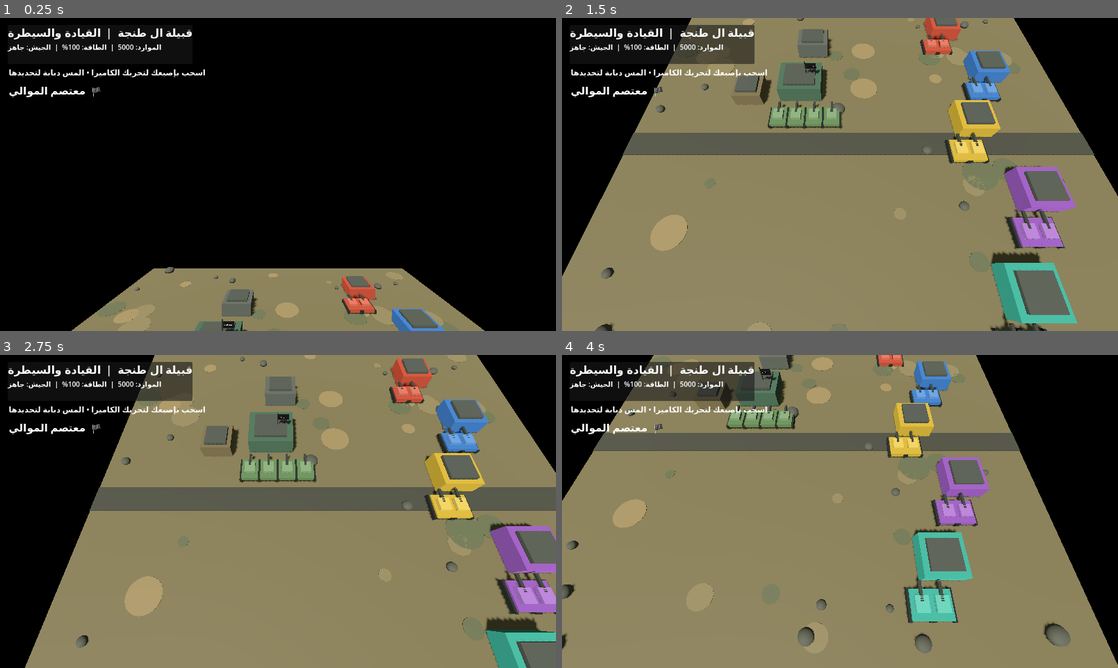
Above: before the commit, frames 1-4 (two rows, left to right).
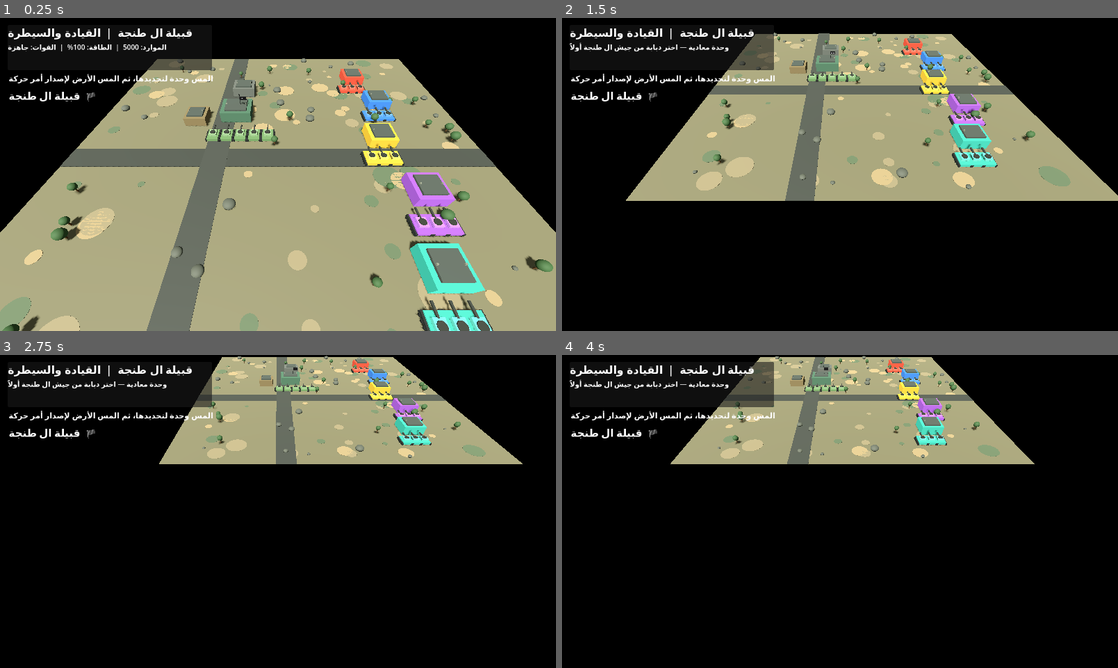
Above: after the commit, the same moments.

Repository: mtsmtnjt-boop/Qabilat-Al-Tanja
Game: Godot game, scene res://scenes/main.tscn
Two runs of this game, one before a commit and one after it. Both use one fixed random seed, a clock stepped at 60 frames per second and the inputs below.
Inputs (mouse positions are in pixels of both pictures, inside the frame that each line leads up to):
- Up to frame 1 (0.25 s): no input
- Up to frame 2 (1.5 s): tap Enter at 0.5 s; move the mouse to (962, 158) at 0.52 s; tap Q at 0.6 s; click (962, 158) at 0.67 s; tap E at 0.8 s; tap Space at 1.25 s; drag from (728, 190) to (812, 237) at 1.27 s
- Up to frame 3 (2.75 s): tap Enter at 2 s; move the mouse to (333, 442) at 2.02 s; tap Q at 2.1 s; click (333, 442) at 2.17 s; tap E at 2.3 s
- Up to frame 4 (4 s): tap Space at 2.75 s; drag from (812, 574) to (673, 464) at 2.77 s; tap Enter at 3.5 s; move the mouse to (1006, 558) at 3.52 s; tap Q at 3.6 s; click (1006, 558) at 3.67 s; tap E at 3.8 s

The runs differ from the first frame. In frame 1, 72% of the frame differs, in the area x 0-100%, y 8-100%; in frame 2, 84%, in the area x 0-100%, y 0-100%; in frame 3, 81%; in frame 4, 83%.

Commit message:
Build RTS battlefield foundation with unit selection and movement

Diff:
--- a/godot/scripts/battlefield.gd
+++ b/godot/scripts/battlefield.gd
@@ -1,20 +1,38 @@
 extends Node3D
 
-const FIELD_SIZE := 90.0
+# Prototype foundation for an RTS battlefield inspired by classic base-building strategy games.
+const FIELD_SIZE := 120.0
+const CAMERA_MIN := 22.0
+const CAMERA_MAX := 72.0
 var camera: Camera3D
 var selected: Node3D
 var drag_start := Vector2.ZERO
 var dragging := false
-var zoom := 34.0
+var moved_gesture := false
+var zoom := 42.0
+var camera_yaw := 0.0
 var units: Array[Node3D] = []
 var hud: CanvasLayer
 var status_label: Label
+var resources := 5000
+var selection_ring: MeshInstance3D
 
 func _ready() -> void:
 	_build_world()
 	_build_camera()
 	_build_armies()
 	_build_hud()
+
+func _process(delta: float) -> void:
+	for unit in units:
+		if unit.has_meta("moving") and unit.get_meta("moving"):
+			var target: Vector3 = unit.get_meta("move_target")
+			var flat_target := Vector3(target.x, unit.position.y, target.z)
+			unit.position = unit.position.move_toward(flat_target, delta * 7.0)
+			if Vector2(unit.position.x, unit.position.z).distance_to(Vector2(target.x, target.z)) < 0.25:
+				unit.set_meta("moving", false)
+	if is_instance_valid(selection_ring) and is_instance_valid(selected):
+		selection_ring.global_position = selected.global_position + Vector3(0, 0.08, 0)
 
 func _mat(color: Color, metallic := 0.0, roughness := 0.8) -> StandardMaterial3D:
 	var m := StandardMaterial3D.new()
@@ -29,7 +47,19 @@
 	var node := MeshInstance3D.new()
 	node.mesh = mesh
 	node.position = pos
-	node.material_override = _mat(color, 0.12)
+	node.material_override = _mat(color, 0.16)
+	parent.add_child(node)
+	return node
+
+func _cylinder(parent: Node3D, radius: float, height: float, pos: Vector3, color: Color) -> MeshInstance3D:
+	var mesh := CylinderMesh.new()
+	mesh.top_radius = radius
+	mesh.bottom_radius = radius
+	mesh.height = height
+	var node := MeshInstance3D.new()
+	node.mesh = mesh
+	node.position = pos
+	node.material_override = _mat(color, 0.2, 0.65)
 	parent.add_child(node)
 	return node
 
@@ -39,112 +69,156 @@
 	e.background_mode = Environment.BG_SKY
 	e.sky = Sky.new()
 	e.ambient_light_source = Environment.AMBIENT_SOURCE_COLOR
-	e.ambient_light_color = Color(0.65, 0.68, 0.62)
-	e.ambient_light_energy = 0.7
+	e.ambient_light_color = Color(0.68, 0.70, 0.66)
+	e.ambient_light_energy = 0.8
+	e.tonemap_mode = Environment.TONE_MAPPER_FILMIC
 	env.environment = e
 	add_child(env)
 	var sun := DirectionalLight3D.new()
 	sun.rotation_degrees = Vector3(-52, -28, 0)
-	sun.light_energy = 1.35
+	sun.light_energy = 1.45
 	sun.shadow_enabled = true
 	add_child(sun)
+
+	var ground_body := StaticBody3D.new()
 	var ground := MeshInstance3D.new()
 	var plane := PlaneMesh.new()
 	plane.size = Vector2(FIELD_SIZE, FIELD_SIZE)
 	ground.mesh = plane
-	ground.material_override = _mat(Color(0.34, 0.31, 0.22))
-	add_child(ground)
-	# Sandy terrain patches and roads make the battlefield readable.
-	for i in range(34):
+	ground.material_override = _mat(Color(0.31, 0.30, 0.23))
+	ground_body.add_child(ground)
+	var ground_shape := CollisionShape3D.new()
+	var shape := BoxShape3D.new()
+	shape.size = Vector3(FIELD_SIZE, 0.4, FIELD_SIZE)
+	ground_shape.shape = shape
+	ground_shape.position.y = -0.22
+	ground_body.add_child(ground_shape)
+	add_child(ground_body)
+
+	# Broken terrain coloration, roads, rocky ridges and sparse vegetation.
+	for i in range(85):
 		var patch := MeshInstance3D.new()
 		var p := CylinderMesh.new()
-		p.top_radius = randf_range(0.8, 3.2)
+		p.top_radius = randf_range(0.7, 3.8)
 		p.bottom_radius = p.top_radius
-		p.height = 0.05
+		p.height = 0.035
 		patch.mesh = p
-		patch.position = Vector3(randf_range(-42,42),0.04,randf_range(-42,42))
-		patch.material_override = _mat([Color(0.39,0.35,0.25),Color(0.29,0.30,0.22),Color(0.43,0.37,0.26)][i%3])
+		patch.position = Vector3(randf_range(-55,55),0.025,randf_range(-55,55))
+		patch.material_override = _mat([Color(0.38,0.35,0.27),Color(0.25,0.29,0.22),Color(0.43,0.38,0.28)][i%3])
 		add_child(patch)
-	_box(self, Vector3(90,0.08,5), Vector3(0,0.07,5), Color(0.22,0.22,0.19))
-	# rocks around edges
-	for i in range(22):
+	_box(self, Vector3(120,0.07,7), Vector3(0,0.045,8), Color(0.19,0.20,0.18))
+	_box(self, Vector3(7,0.075,120), Vector3(-18,0.05,0), Color(0.20,0.21,0.19))
+	for i in range(32):
 		var rock := MeshInstance3D.new()
 		var sphere := SphereMesh.new()
-		sphere.radius = randf_range(0.5,1.5)
-		sphere.height = sphere.radius*1.4
+		sphere.radius = randf_range(0.45,1.6)
+		sphere.height = sphere.radius * 1.35
 		rock.mesh = sphere
-		rock.position = Vector3(randf_range(-43,43),sphere.radius*0.35,randf_range(-43,43))
-		rock.material_override = _mat(Color(0.25,0.25,0.22))
+		rock.position = Vector3(randf_range(-57,57),sphere.radius*0.3,randf_range(-57,57))
+		rock.material_override = _mat(Color(0.24,0.25,0.22))
 		add_child(rock)
+	for i in range(24):
+		var tree := Node3D.new()
+		tree.position = Vector3(randf_range(-54,54),0,randf_range(-54,54))
+		_cylinder(tree,0.18,1.7,Vector3(0,0.85,0),Color(0.25,0.19,0.12))
+		var crown := MeshInstance3D.new()
+		var crown_mesh := SphereMesh.new()
+		crown_mesh.radius = randf_range(0.8,1.4)
+		crown_mesh.height = crown_mesh.radius*1.8
+		crown.mesh = crown_mesh
+		crown.position.y = 2.0
+		crown.material_override = _mat(Color(0.17,0.25,0.15))
+		tree.add_child(crown)
+		add_child(tree)
 
 func _build_camera() -> void:
 	camera = Camera3D.new()
-	camera.position = Vector3(0, zoom, zoom*0.85)
-	camera.look_at(Vector3.ZERO, Vector3.UP)
+	camera.position = Vector3(0, zoom, zoom*0.82)
 	camera.current = true
 	add_child(camera)
+	_update_camera()
+
+func _update_camera() -> void:
+	if not is_instance_valid(camera):
+		return
+	var focus := Vector3(camera.position.x, 0, camera.position.z - zoom*0.48)
+	var offset := Vector3(sin(camera_yaw)*zoom*0.82, zoom, cos(camera_yaw)*zoom*0.82)
+	camera.position = focus + offset
+	camera.look_at(focus, Vector3.UP)
 
 func _make_building(pos: Vector3, size: Vector3, color: Color, label: String) -> void:
 	var b := Node3D.new()
 	b.position = pos
 	add_child(b)
 	_box(b,size,Vector3(0,size.y/2,0),color)
-	_box(b,Vector3(size.x*0.72,0.55,size.z*0.72),Vector3(0,size.y+0.25,0),Color(0.24,0.25,0.23))
+	_box(b,Vector3(size.x*0.72,0.55,size.z*0.72),Vector3(0,size.y+0.25,0),Color(0.22,0.24,0.22))
+	for x in [-0.32,0.32]:
+		_box(b,Vector3(0.35,0.45,0.35),Vector3(x*size.x,size.y+0.72,0),Color(0.34,0.35,0.31))
 	if label == "HQ":
-		_box(b,Vector3(0.18,3.2,0.18),Vector3(1.4,size.y+1.6,0),Color(0.13,0.13,0.12))
-		_box(b,Vector3(2.2,1.25,0.08),Vector3(2.5,size.y+2.2,0),Color(0.04,0.04,0.04))
+		_box(b,Vector3(0.2,4.2,0.2),Vector3(1.4,size.y+2.1,0),Color(0.12,0.13,0.12))
+		_box(b,Vector3(2.2,1.25,0.08),Vector3(2.5,size.y+2.7,0),Color(0.05,0.05,0.05))
 		var flag := Label3D.new()
-		flag.text = "معتصم الموالي"
-		flag.font_size = 42
-		flag.position = Vector3(2.5,size.y+2.2,0.08)
-		flag.modulate = Color.WHITE
+		flag.text = "قبيلة ال طنجة"
+		flag.font_size = 48
+		flag.position = Vector3(2.5,size.y+2.7,0.1)
 		b.add_child(flag)
+	var body := StaticBody3D.new()
+	var collision := CollisionShape3D.new()
+	var box := BoxShape3D.new()
+	box.size = size
+	collision.shape = box
+	collision.position.y = size.y/2
+	body.add_child(collision)
+	b.add_child(body)
 
 func _make_tank(pos: Vector3, color: Color, team: int) -> Node3D:
 	var tank := Node3D.new()
 	tank.position = pos
 	tank.set_meta("team",team)
+	tank.set_meta("moving",false)
 	add_child(tank)
-	# Real collision body: without this, touch selection raycasts hit nothing.
 	var hit_body := StaticBody3D.new()
-	hit_body.position = Vector3(0,1.15,0)
+	hit_body.position = Vector3(0,1.1,0)
 	hit_body.set_meta("team",team)
 	var hit_shape := CollisionShape3D.new()
 	var hit_box := BoxShape3D.new()
-	hit_box.size = Vector3(4.4,3.0,5.8)
+	hit_box.size = Vector3(4.8,3.0,6.0)
 	hit_shape.shape = hit_box
 	hit_body.add_child(hit_shape)
 	tank.add_child(hit_body)
-	_box(tank,Vector3(3.2,0.8,4.4),Vector3(0,0.75,0),color)
-	_box(tank,Vector3(2.0,0.65,2.3),Vector3(0,1.4,-0.1),color.lightened(0.12))
-	_box(tank,Vector3(0.45,0.35,2.8),Vector3(0,1.55,-1.8),Color(0.18,0.19,0.17))
+	# Layered hull, tracks, road wheels, turret and cannon.
+	_box(tank,Vector3(3.35,0.8,4.7),Vector3(0,0.8,0),color)
+	_box(tank,Vector3(2.15,0.72,2.35),Vector3(0,1.48,-0.15),color.lightened(0.12))
+	_cylinder(tank,0.82,0.22,Vector3(0,1.88,-0.1),Color(0.16,0.17,0.15))
+	_box(tank,Vector3(0.38,0.38,3.4),Vector3(0,1.65,-2.0),Color(0.17,0.18,0.16))
 	for side in [-1.0,1.0]:
-		_box(tank,Vector3(0.45,0.65,4.8),Vector3(side*1.75,0.55,0),Color(0.12,0.13,0.12))
+		_box(tank,Vector3(0.48,0.72,4.9),Vector3(side*1.82,0.58,0),Color(0.12,0.13,0.12))
+		for wheel in range(5):
+			_cylinder(tank,0.34,0.16,Vector3(side*2.08,0.52,-1.75+wheel*0.86),Color(0.09,0.10,0.09))
 	units.append(tank)
 	return tank
 
 func _build_armies() -> void:
-	_make_building(Vector3(-12,0,-10),Vector3(9,3.2,8),Color(0.22,0.31,0.25),"HQ")
-	_make_building(Vector3(-23,0,-8),Vector3(6,2.5,6),Color(0.35,0.31,0.22),"")
-	_make_building(Vector3(-10,0,-23),Vector3(7,3,6),Color(0.28,0.29,0.27),"")
-	for i in range(4):
-		_make_tank(Vector3(-16+i*3.6,0,-1),Color(0.29,0.38,0.25),0)
-	# Five rival factions face the strongest Al-Tanja army.
+	_make_building(Vector3(-14,0,-13),Vector3(10,3.5,9),Color(0.22,0.31,0.25),"HQ")
+	_make_building(Vector3(-27,0,-10),Vector3(7,2.8,7),Color(0.35,0.31,0.22),"")
+	_make_building(Vector3(-13,0,-28),Vector3(8,3.2,7),Color(0.28,0.29,0.27),"")
+	for i in range(5):
+		_make_tank(Vector3(-20+i*4.2,0,-1),Color(0.29,0.38,0.25),0)
 	var colors=[Color(0.55,0.22,0.16),Color(0.18,0.34,0.55),Color(0.58,0.48,0.16),Color(0.42,0.25,0.52),Color(0.18,0.48,0.43)]
-	var faction_z=[-30.0,-15.0,0.0,15.0,30.0]
+	var faction_z=[-38.0,-20.0,0.0,20.0,38.0]
 	for team in range(5):
-		var x := 23.0 + (team%2)*7.0
+		var x := 31.0 + (team%2)*5.0
 		var z: float = faction_z[team]
-		_make_building(Vector3(x,0,z),Vector3(7,2.8,7),colors[team],"")
-		for j in range(2):
-			_make_tank(Vector3(x-4+j*3.0,0,z+7),colors[team],team+1)
+		_make_building(Vector3(x,0,z),Vector3(8,3,8),colors[team],"")
+		for j in range(3):
+			_make_tank(Vector3(x-5+j*3.2,0,z+9),colors[team],team+1)
 
 func _build_hud() -> void:
 	hud=CanvasLayer.new()
 	add_child(hud)
 	var panel=PanelContainer.new()
 	panel.position=Vector2(18,16)
-	panel.size=Vector2(410,90)
+	panel.size=Vector2(470,104)
 	hud.add_child(panel)
 	var col=VBoxContainer.new()
 	panel.add_child(col)
@@ -153,16 +227,16 @@
 	title.add_theme_font_size_override("font_size",25)
 	col.add_child(title)
 	status_label=Label.new()
-	status_label.text="الموارد: 5000  |  الطاقة: 100%  |  الجيش: جاهز"
+	status_label.text="الموارد: 5000  |  الطاقة: 100%  |  القوات: جاهزة"
 	col.add_child(status_label)
 	var hint=Label.new()
-	hint.text="اسحب بإصبعك لتحريك الكاميرا • المس دبابة لتحديدها"
-	hint.position=Vector2(20,112)
+	hint.text="المس وحدة لتحديدها، ثم المس الأرض لإصدار أمر حركة"
+	hint.position=Vector2(20,126)
 	hint.add_theme_font_size_override("font_size",18)
 	hud.add_child(hint)
 	var flag=Label.new()
-	flag.text="🏴  معتصم الموالي"
-	flag.position=Vector2(20,150)
+	flag.text="🏴  قبيلة ال طنجة"
+	flag.position=Vector2(20,162)
 	flag.add_theme_font_size_override("font_size",24)
 	hud.add_child(flag)
 
@@ -171,47 +245,89 @@
 		if event.pressed:
 			drag_start=event.position
 			dragging=true
+			moved_gesture=false
 		else:
-			if dragging and event.position.distance_to(drag_start)<18:
-				_select_at(event.position)
+			if dragging and not moved_gesture and event.position.distance_to(drag_start)<18:
+				_handle_tap(event.position)
 			dragging=false
 	elif event is InputEventScreenDrag and dragging:
+		if event.position.distance_to(drag_start)>18:
+			moved_gesture=true
 		_pan(event.relative)
+	elif event is InputEventMagnifyGesture:
+		zoom=clamp(zoom/event.factor,CAMERA_MIN,CAMERA_MAX)
+		_update_camera()
 	elif event is InputEventMouseButton:
 		if event.button_index==MOUSE_BUTTON_WHEEL_UP and event.pressed:
-			zoom=max(18.0,zoom-2.5); _update_camera()
+			zoom=max(CAMERA_MIN,zoom-3.0); _update_camera()
 		elif event.button_index==MOUSE_BUTTON_WHEEL_DOWN and event.pressed:
-			zoom=min(55.0,zoom+2.5); _update_camera()
+			zoom=min(CAMERA_MAX,zoom+3.0); _update_camera()
 		elif event.button_index==MOUSE_BUTTON_LEFT:
 			if event.pressed: drag_start=event.position; dragging=true
 			else:
-				if dragging and event.position.distance_to(drag_start)<8: _select_at(event.position)
+				if dragging and event.position.distance_to(drag_start)<8: _handle_tap(event.position)
 				dragging=false
+		elif event.button_index==MOUSE_BUTTON_RIGHT and event.pressed:
+			_issue_move_at(event.position)
 	elif event is InputEventMouseMotion and dragging:
 		_pan(event.relative)
+	elif event is InputEventKey and event.pressed:
+		if event.keycode==KEY_Q:
+			camera_yaw-=0.12; _update_camera()
+		elif event.keycode==KEY_E:
+			camera_yaw+=0.12; _update_camera()
+
+func _handle_tap(screen_pos: Vector2) -> void:
+	var hit := _ray_hit(screen_pos)
+	if hit.is_empty():
+		return
+	var n: Node = hit.collider
+	while n and not n.has_meta("team"):
+		n=n.get_parent()
+	if n and n.has_meta("team"):
+		if int(n.get_meta("team")) == 0:
+			_select_unit(n as Node3D)
+		else:
+			status_label.text="وحدة معادية — اختر دبابة من جيش ال طنجة أولاً"
+	elif is_instance_valid(selected):
+		_order_selected(hit.position)
+
+func _ray_hit(screen_pos: Vector2) -> Dictionary:
+	var from=camera.project_ray_origin(screen_pos)
+	var to=from+camera.project_ray_normal(screen_pos)*350.0
+	var query=PhysicsRayQueryParameters3D.create(from,to)
+	return get_world_3d().direct_space_state.intersect_ray(query)
+
+func _select_unit(unit: Node3D) -> void:
+	selected=unit
+	if is_instance_valid(selection_ring):
+		selection_ring.queue_free()
+	var ring := MeshInstance3D.new()
+	var mesh := TorusMesh.new()
+	mesh.inner_radius=2.4
+	mesh.outer_radius=2.65
+	ring.mesh=mesh
+	ring.material_override=_mat(Color(0.2,0.95,0.28),0.0,0.35)
+	ring.rotation_degrees.x=90
+	add_child(ring)
+	selection_ring=ring
+	status_label.text="تم تحديد دبابة من جيش قبيلة ال طنجة"
+
+func _issue_move_at(screen_pos: Vector2) -> void:
+	if not is_instance_valid(selected):
+		return
+	var hit := _ray_hit(screen_pos)
+	if not hit.is_empty():
+		_order_selected(hit.position)
+
+func _order_selected(destination: Vector3) -> void:
+	selected.set_meta("move_target",Vector3(destination.x,0,destination.z))
+	selected.set_meta("moving",true)
+	status_label.text="أمر حركة صادر — الدبابة تتقدم إلى الموقع المحدد"
 
 func _pan(delta: Vector2) -> void:
-	camera.position.x-=delta.x*0.055
-	camera.position.z-=delta.y*0.055
-	camera.position.x=clamp(camera.position.x,-55,55)
-	camera.position.z=clamp(camera.position.z,-55,55)
-	camera.look_at(Vector3(camera.position.x,0,camera.position.z-zoom*0.45),Vector3.UP)
-
-func _update_camera() -> void:
-	camera.position.y=zoom
-	camera.position.z=zoom*0.85
-	camera.look_at(Vector3(camera.position.x,0,camera.position.z-zoom*0.45),Vector3.UP)
-
-func _select_at(screen_pos: Vector2) -> void:
-	var from=camera.project_ray_origin(screen_pos)
-	var to=from+camera.project_ray_normal(screen_pos)*250.0
-	var query=PhysicsRayQueryParameters3D.create(from,to)
-	var space=get_world_3d().direct_space_state
-	var hit=space.intersect_ray(query)
-	if hit:
-		var n=hit.collider
-		while n and not n.has_meta("team"):
-			n=n.get_parent()
-		if n and n.has_meta("team"):
-			selected=n
-			status_label.text="تم تحديد وحدة من جيش ال طنجة • اسحب الشاشة لتحريك الكاميرا"
+	camera.position.x-=delta.x*0.065
+	camera.position.z-=delta.y*0.065
+	camera.position.x=clamp(camera.position.x,-72,72)
+	camera.position.z=clamp(camera.position.z,-72,72)
+	_update_camera()
